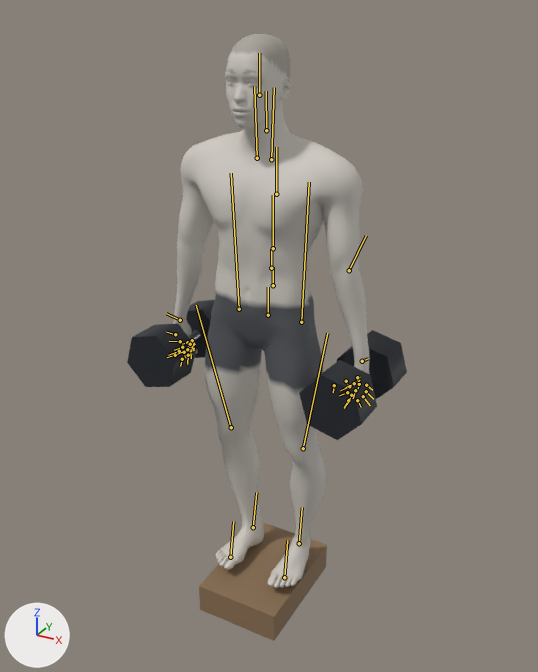
One commit to the glTF model exports/dumbbell-deficit-deadlift.glb: the scene before it, then after it.
Before and after are seen from a camera (50 mm lens) standing at (1.055, -1.97, 1.966) and looking at (0.0, -0.052, 1.008). Lighting does not change. The marker at lower left points along +X, +Y and +Z. The older version comes first. Both versions are drawn at frame 0 of the action 'dumbbell-deficit-deadlift'; the numbers are the values there. The bones that change, and the others that lie on the model, are drawn over the model as lines.
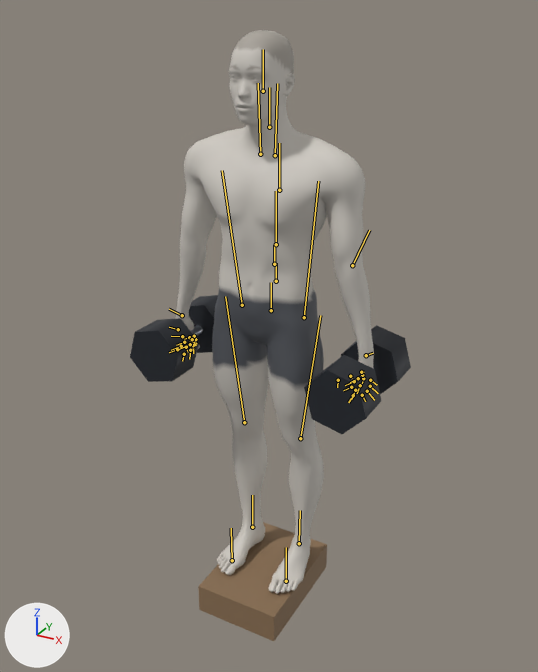
ob_dbl_right is not drawn itself; it is the parent of ob_mesh_1, ob_mesh_2, ob_mesh_3.
ob_dbr_right is not drawn itself; it is the parent of ob_mesh_4, ob_mesh_5, ob_mesh_6.
ob_props is not drawn itself; it is the parent of ob_step.

What changed in the scene script:
```text
Change bone_pelvis:
    where bone_pelvis = bpy.data.objects['Body'].pose.bones['pelvis']  # child of 'Root'
    bone_pelvis.location: (0.055, 0.105, 0.0) -> (0.035, 0.114, 0.0)
Change bone_thigh_l:
    where bone_thigh_l = bpy.data.objects['Body'].pose.bones['thigh_l']  # child of 'pelvis'
    bone_thigh_l.rotation_quaternion: (0.994, -0.02, 0.104, -0.007) -> (0.993, -0.052, 0.104, -0.035)  # degrees (-2, 12, -1) -> degrees (-6, 12, -5)
Change bone_calf_l:
    where bone_calf_l = bpy.data.objects['Body'].pose.bones['calf_l']  # child of 'thigh_l'
    bone_calf_l.rotation_quaternion: (0.996, -0.07, 0.009, -0.062) -> (1.0, -0.017, 0.001, 0.02)  # degrees (-8, 1, -7) -> degrees (-2, 0, 2)
Change bone_foot_l:
    where bone_foot_l = bpy.data.objects['Body'].pose.bones['foot_l']  # child of 'calf_l'
    bone_foot_l.rotation_quaternion: (0.982, 0.089, -0.083, 0.145) -> (0.995, 0.066, -0.07, 0.015)  # degrees (9, -11, 16) -> degrees (8, -8, 1)
Change bone_thigh_r:
    where bone_thigh_r = bpy.data.objects['Body'].pose.bones['thigh_r']  # child of 'pelvis'
    bone_thigh_r.rotation_quaternion: (0.994, 0.02, -0.104, -0.007) -> (0.993, 0.052, -0.104, -0.035)  # degrees (2, -12, -1) -> degrees (6, -12, -5)
Change bone_calf_r:
    where bone_calf_r = bpy.data.objects['Body'].pose.bones['calf_r']  # child of 'thigh_r'
    bone_calf_r.rotation_quaternion: (0.996, 0.07, -0.009, -0.062) -> (1.0, 0.017, -0.001, 0.02)  # degrees (8, -1, -7) -> degrees (2, 0, 2)
Change bone_foot_r:
    where bone_foot_r = bpy.data.objects['Body'].pose.bones['foot_r']  # child of 'calf_r'
    bone_foot_r.rotation_quaternion: (0.982, -0.089, 0.083, 0.145) -> (0.995, -0.066, 0.07, 0.015)  # degrees (-9, 11, 16) -> degrees (-8, 8, 1)
```

What differs and where, as boxes [x1, y1, x2, y2] in the pictures (538 x 672 px):
'Mesh_0', posed: before [173, 34, 370, 588]; after [176, 30, 374, 594]
'Mesh_2', posed: before [299, 360, 377, 440]; after [304, 355, 381, 434]
'Mesh_5', posed: before [127, 323, 197, 387]; after [130, 318, 199, 382]
'Mesh_3', posed: before [337, 330, 407, 399]; after [341, 325, 411, 394]
'Mesh_6', posed: before [186, 300, 215, 358]; after [189, 295, 218, 353]
'Mesh_4', posed (8% narrower): before [188, 330, 200, 342]; after [191, 325, 202, 337]
bone 'pelvis', root to tip: before (268, 315) to (268, 287); after (271, 310) to (271, 282)
bone 'thigh_l', root to tip: before (301, 322) to (309, 182); after (304, 317) to (318, 181)
bone 'calf_l', root to tip: before (303, 448) to (327, 333); after (300, 438) to (320, 315)
bone 'foot_l', root to tip: before (299, 543) to (302, 507); after (299, 543) to (300, 510)
bone 'thigh_r', root to tip: before (239, 309) to (231, 173); after (242, 305) to (222, 170)
bone 'calf_r', root to tip: before (231, 427) to (196, 305); after (244, 422) to (225, 296)
bone 'foot_r', root to tip: before (253, 527) to (256, 492); after (252, 527) to (252, 495)
